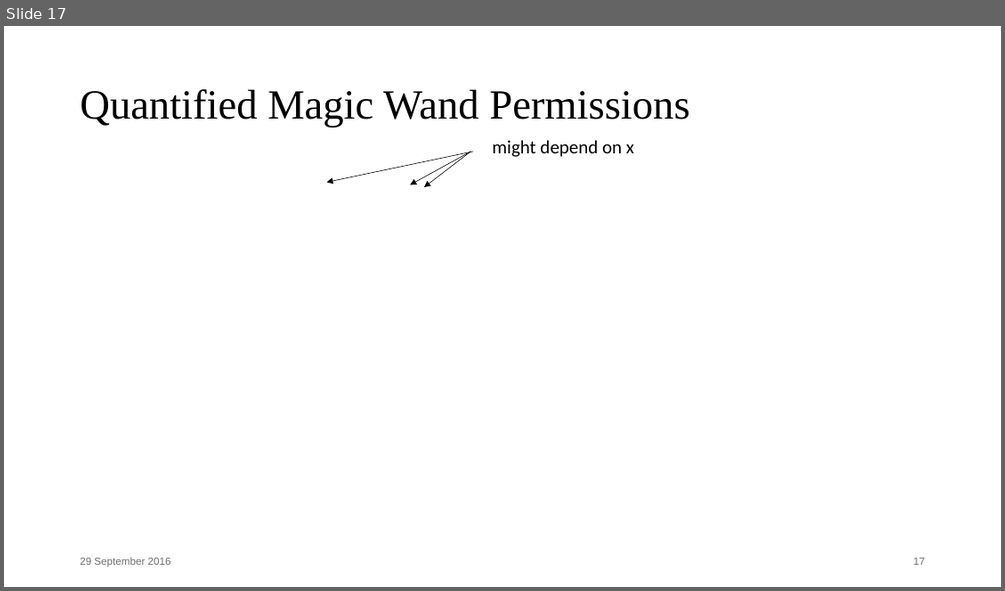
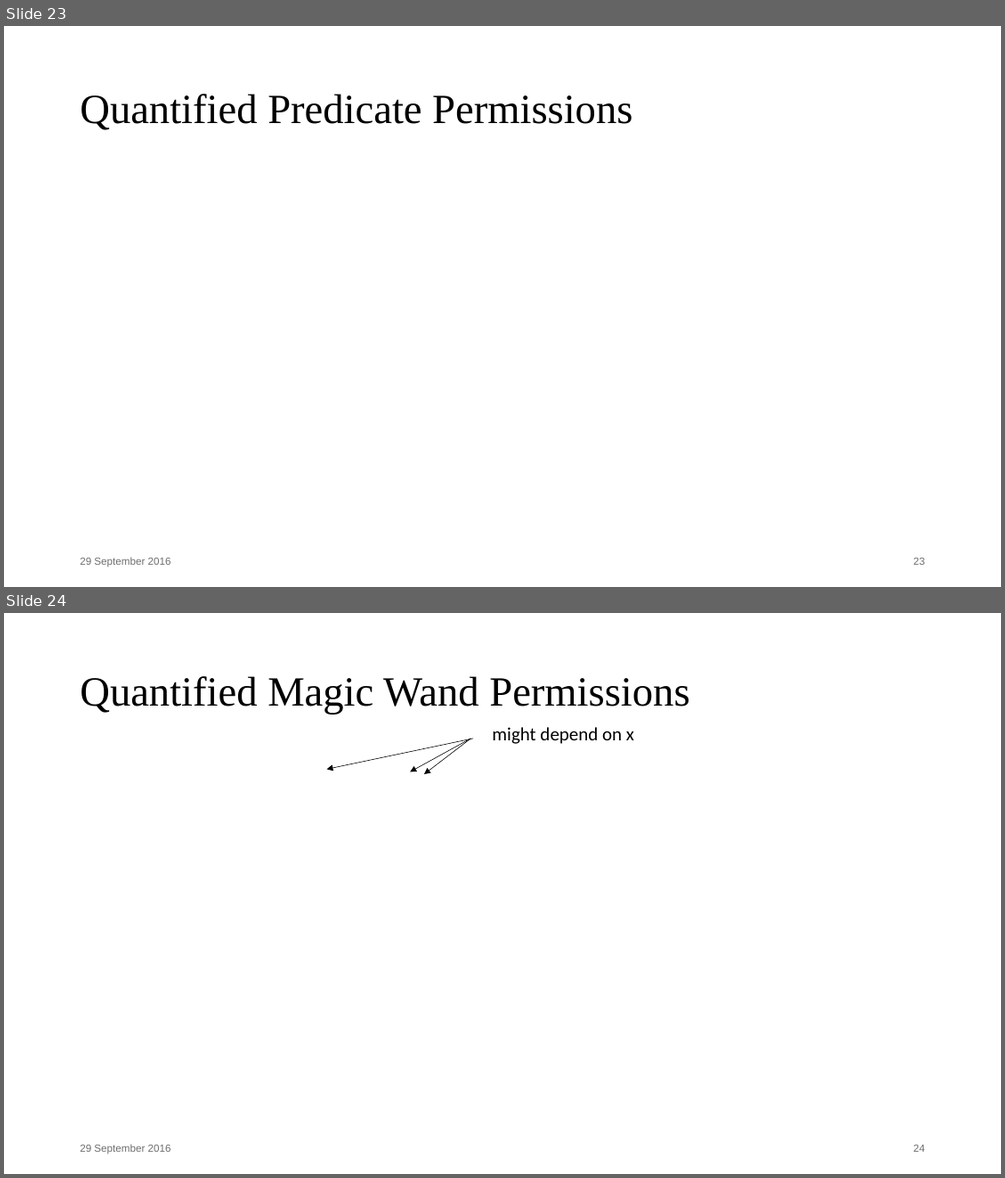
Before and after one commit to Aimenel/MT, a slide deck: presentations/Final Presentation/Final.pptx. Shown one above the other, each under a label of ours: slide 17 before the commit, slides 23 and 24 after it. The pictures are 1005x591 and 1005x1178 pixels, drawn with LibreOffice and Linux fonts; fonts in the diff are those of the drawing; grey boxes stand for pictures. Boxes give left, top, right and bottom in pixels: in the first picture for what was removed or moved away, otherwise in the second. Text is boxed around its words. In the diff, an @@ line names an element or a change of style, - is before the commit and + after.

```diff
--- a/presentations/Final Presentation/Final.pptx
+++ b/presentations/Final Presentation/Final.pptx
@@ slide 23 added at (4,26,1001,587), background #FFFFFF @@
@@ title added at (80,94,632,130), 40 pt, text #000000 @@
+Quantified Predicate Permissions
@@ text added at (80,556,171,567), 10 pt, text #6F6F6E @@
+29 September 2016
@@ page number added at (914,557,925,564), 10 pt, text #6F6F6E @@
+23
@@ what was slide 17 is now slide 24 @@
@@ page number at (914,1144,925,1151): text changed @@
-17
+24
```
Also in this commit, not shown: 13 slides changed, 11 other slides added.
